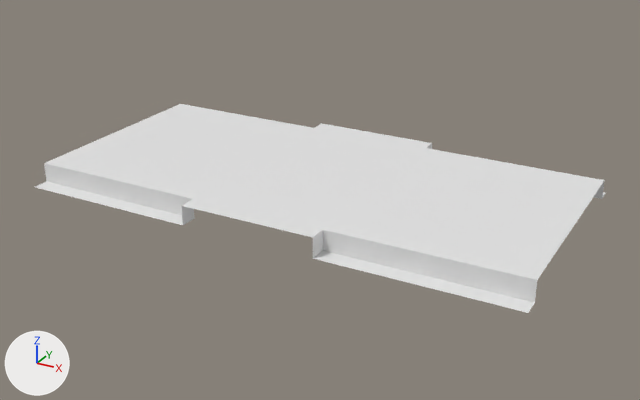
What one commit did to the FBX model Assets/APP/Arts/Model Asset/Ceilling_Big.fbx.
Both versions are drawn from a 50 mm camera at (12.02, -21.71, 15.11) aimed at (0.21, -0.25, 4.39). Lighting does not change. The marker at lower left points along +X, +Y and +Z. The first picture is the older version. Where no turn or scale is listed for an object, it has been applied to the vertices.

Before the edit, the objects in view are built like this:
```python
me_cube_044 = bpy.data.meshes.new('Cube.044')
me_cube_044.from_pydata(...)  # 40 vertices, 27 faces; spans x -7.7..7.7, y -4.0..4.0, z -2.0..-1.4
me_cube_044.materials.append(mat_subway_interior)  # its picture is missing
ob_ceilling_big = bpy.data.objects.new('Ceilling_Big', me_cube_044)
ob_ceilling_big.location = (0.0, 0.0, 6.57)
```
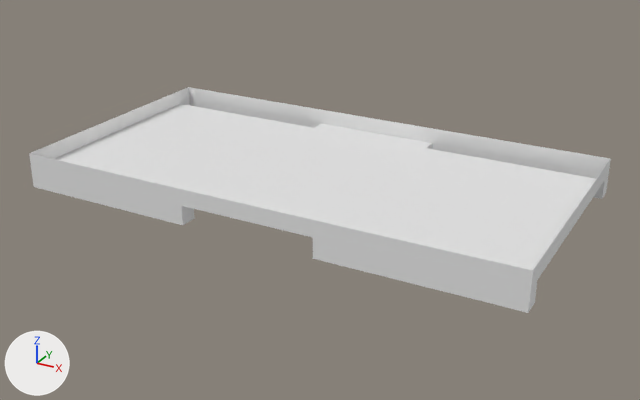
Where the newer file only moved an object's origin or applied its transform, the numbers keep the older frame.

What changed in the scene script:
```text
Change me_cube_044:
    used by ob_ceilling_big; location = (0.0, 0.0, 6.57)
    remove me_cube_044.from_pydata(...)  # 40 vertices, 27 faces; spans x -7.7..7.7, y -4.0..4.0, z -2.0..-1.4
    add me_cube_044.from_pydata(...)  # 64 vertices, 55 faces; spans x -7.7..7.7, y -4.0..4.0, z -2.0..-0.9
    me_cube_044 part 1
    8 new vertices lie (0.0, 0.0, 0.6) away from vertices in x -7.7..7.7, y -4.0..4.0, z -2.0
    16 new vertices lie (0.0, 0.0, 0.5) away from vertices in x -7.7..7.7, y -4.0..4.0, z -1.4
    28 new faces join them
```

What differs and where, as boxes [x1, y1, x2, y2] in the pictures (640 x 400 px):
'Ceilling_Big', reshaped (8% taller)
    before: [35, 104, 606, 313]
    after: [29, 87, 611, 313]
part 1 of me_cube_044, added
    after: [29, 87, 611, 313]
